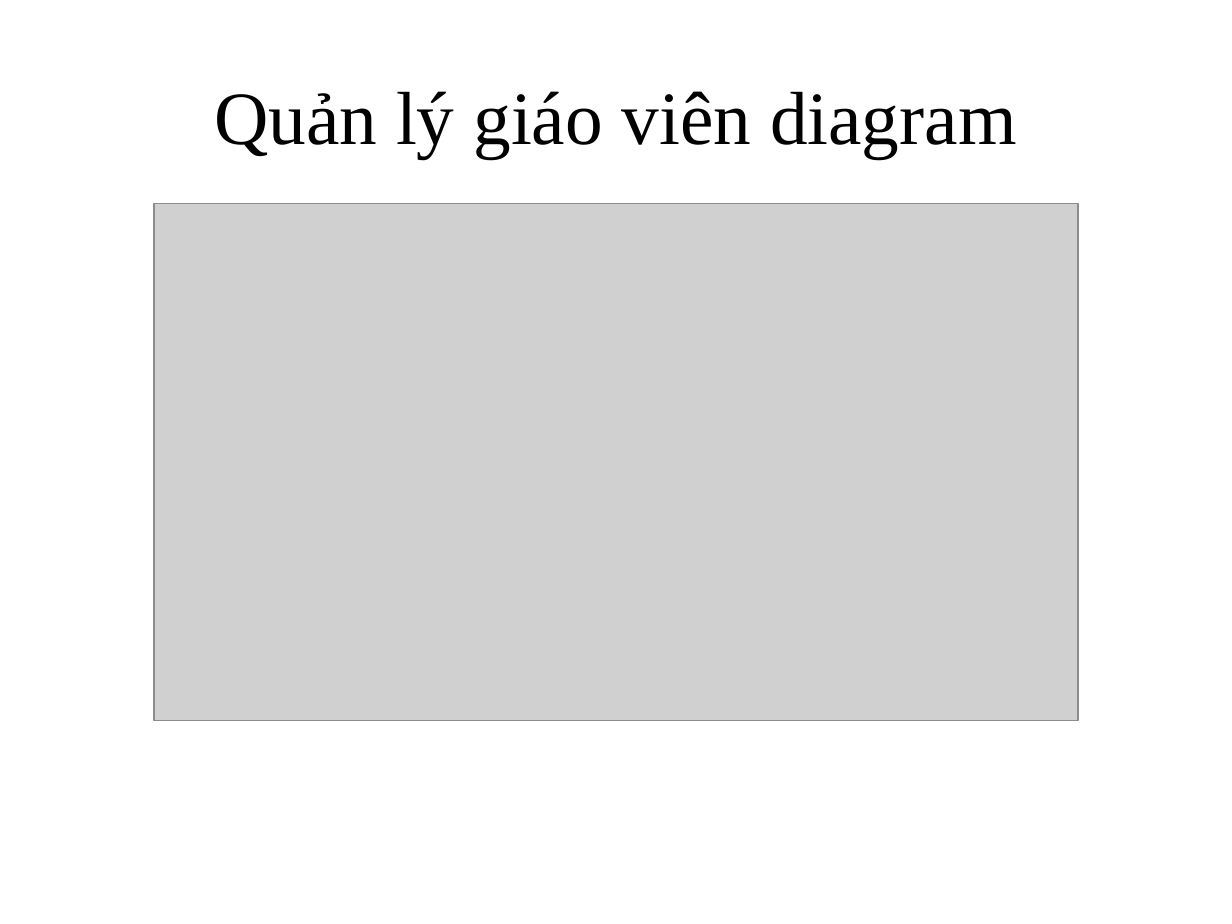
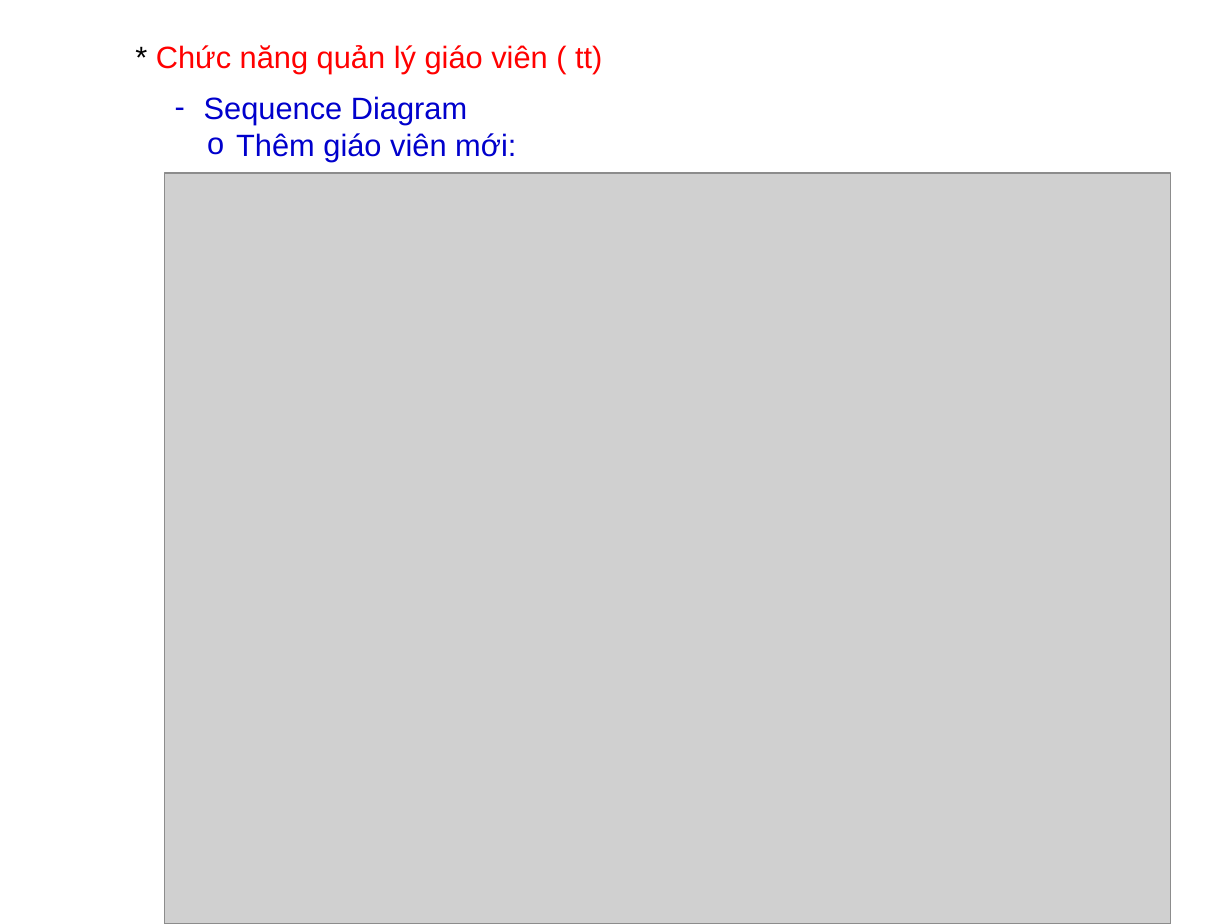
Before and after one commit to btnguyen2k/hsms, a slide deck: slide 9 of HSMS/Resources/baocaophanbien.ppt (slide 10 before the commit). Drawn at 1232x924 pixels with LibreOffice and Linux fonts; fonts in the diff are those of the drawing; grey boxes stand for pictures; background and template pictures are left out. Boxes give left, top, right and bottom in pixels: in the first picture for what was removed or moved away, otherwise in the second. Text is boxed around its words. In the diff, an @@ line names an element or a change of style, - is before the commit and + after.

```diff
--- a/HSMS/Resources/baocaophanbien.ppt
+++ b/HSMS/Resources/baocaophanbien.ppt
@@ text at [156, 45, 602, 74]: text changed; size 44 to 18 pt; font Times New Roman to Arial; text colour #000000 to #FF0000 @@
-Quản lý giáo viên diagram
+* Chức năng quản lý giáo viên ( tt)
@@ text added at [204, 96, 516, 161], 18 pt, text #0000CC @@
+– Sequence Diagram
+  o Thêm giáo viên mới:
@@ picture: place and size @@
-picture at [154, 203, 1078, 721]
+picture at [164, 172, 1170, 924]
```
Also in this commit, not shown: 7 other slides changed, 12 slides added, 12 slides removed, 2 other files.
